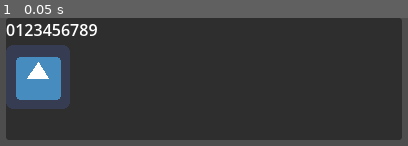
Above: before the commit, frame 1.
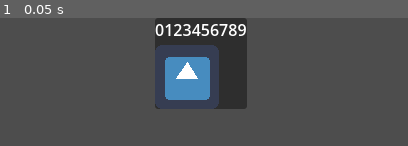
Above: after the commit, the same moment.

Repository: moralesalan96-design/space-rocks
Game: Godot game, scene res://Main/Main.tscn
Two runs of this game, one before a commit and one after it. Both use one fixed random seed, a clock stepped at 60 frames per second and the inputs below. The engine's default icon, where the game draws it, is replaced by a stand-in: a white triangle on a blue panel in a dark square.
Inputs:
- Up to frame 1 (0.05 s): no input

The runs differ from the first frame. In frame 1, 81% of the frame differs, in the area x 1-99%, y 0-96%.

Commit message:
attaching controls

Diff:
--- a/Code/PlayerUI/PlayerUI.tscn
+++ b/Code/PlayerUI/PlayerUI.tscn
@@ -3,14 +3,13 @@
 [ext_resource type="Texture2D" uid="uid://cmp8dhqeo5lyx" path="res://Main/icon.png" id="1_7o3gy"]
 
 [node name="PlayerUi" type="PanelContainer" unique_id=1997977121]
-anchors_preset = 15
-anchor_right = 1.0
-anchor_bottom = 1.0
-offset_left = 55.0
-offset_right = -49.0
-offset_bottom = -678.0
+anchors_preset = 5
+anchor_left = 0.5
+anchor_right = 0.5
+offset_left = -46.0
+offset_right = 46.0
+offset_bottom = 91.0
 grow_horizontal = 2
-grow_vertical = 2
 
 [node name="VBox" type="VBoxContainer" parent="." unique_id=2134550350]
 layout_mode = 2
--- a/Code/Ship/Ship.gd
+++ b/Code/Ship/Ship.gd
@@ -1,11 +1,17 @@
 extends Area2D
+class_name Ship
 
+var turn_speed: float = 300 # degrees / sec.
 
-# Called when the node enters the scene tree for the first time.
-func _ready() -> void:
-	pass # Replace with function body.
+func _process(delta: float) -> void:
+	if Input.is_action_just_pressed("fire"):
+		fire()
 
+	if Input.is_action_just_pressed("turn_cw"):
+		rotation_degrees += turn_speed * delta
 
-# Called every frame. 'delta' is the elapsed time since the previous frame.
-func _process(delta: float) -> void:
-	pass
+	if Input.is_action_just_pressed("turn_ccw"):
+		rotation_degrees += turn_speed * delta
+
+func fire():
+	print("Fire!")
--- a/Code/project.godot
+++ b/Code/project.godot
@@ -30,6 +30,34 @@
 naming/scene_name_casing=1
 naming/script_name_casing=1
 
+[input]
+
+thrust={
+"deadzone": 0.2,
+"events": [Object(InputEventMouseButton,"resource_local_to_scene":false,"resource_name":"","device":-1,"window_id":0,"alt_pressed":false,"shift_pressed":false,"ctrl_pressed":false,"meta_pressed":false,"button_mask":0,"position":Vector2(0, 0),"global_position":Vector2(0, 0),"factor":1.0,"button_index":2,"canceled":false,"pressed":false,"double_click":false,"script":null)
+]
+}
+turn_cw={
+"deadzone": 0.2,
+"events": [Object(InputEventKey,"resource_local_to_scene":false,"resource_name":"","device":-1,"window_id":0,"alt_pressed":false,"shift_pressed":false,"ctrl_pressed":false,"meta_pressed":false,"pressed":false,"keycode":0,"physical_keycode":65,"key_label":0,"unicode":97,"location":0,"echo":false,"script":null)
+]
+}
+turn_ccw={
+"deadzone": 0.2,
+"events": [Object(InputEventKey,"resource_local_to_scene":false,"resource_name":"","device":-1,"window_id":0,"alt_pressed":false,"shift_pressed":false,"ctrl_pressed":false,"meta_pressed":false,"pressed":false,"keycode":0,"physical_keycode":68,"key_label":0,"unicode":100,"location":0,"echo":false,"script":null)
+]
+}
+fire={
+"deadzone": 0.2,
+"events": [Object(InputEventKey,"resource_local_to_scene":false,"resource_name":"","device":-1,"window_id":0,"alt_pressed":false,"shift_pressed":false,"ctrl_pressed":false,"meta_pressed":false,"pressed":false,"keycode":0,"physical_keycode":83,"key_label":0,"unicode":115,"location":0,"echo":false,"script":null)
+]
+}
+pause={
+"deadzone": 0.2,
+"events": [Object(InputEventKey,"resource_local_to_scene":false,"resource_name":"","device":16,"window_id":0,"alt_pressed":false,"shift_pressed":false,"ctrl_pressed":false,"meta_pressed":false,"pressed":false,"keycode":0,"physical_keycode":4194305,"key_label":0,"unicode":0,"location":0,"echo":false,"script":null)
+]
+}
+
 [physics]
 
 common/enable_pause_aware_picking=true
